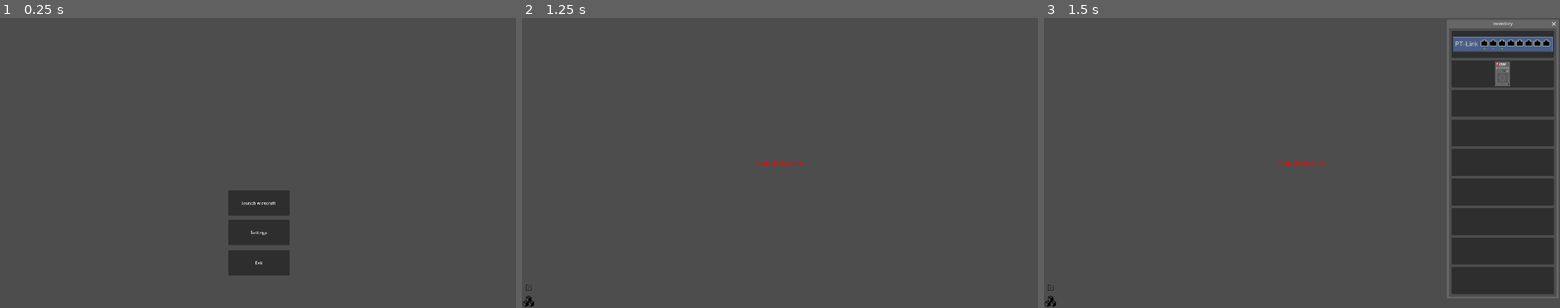
Above: before the commit, frames 1-3 (left to right).
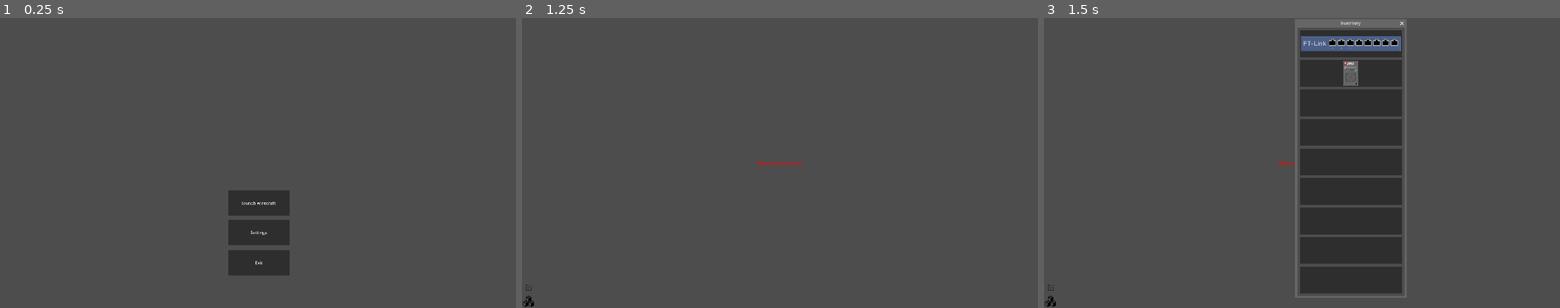
Above: after the commit, the same moments.

Repository: wirecraft-team/wirecraft
Game: Godot game, scene res://scenes/Menu.tscn
Same seed, same stepped clock (60 frames per second), same inputs: the game is played once before the commit and once after it.
Inputs (mouse positions are in pixels of both pictures, inside the frame that each line leads up to):
- Up to frame 1 (0.25 s): no input
- Up to frame 2 (1.25 s): click "launch wirecraft" at 0.5 s
- Up to frame 3 (1.5 s): click (1049, 302) at 1.25 s

Frames 1-2 are identical in both runs. In frame 3, 35% of the frame differs, in the area x 48-100%, y 0-97%.

Commit message:
feat: add TaskContainer but it contain null ... working on it

Diff:
--- a/godot/scenes/Game.tscn
+++ b/godot/scenes/Game.tscn
@@ -44,7 +44,7 @@
 
 [node name="InventoryWindow" type="Window" parent="CanvasLayer"]
 title = "Inventory"
-position = Vector2i(1507, 38)
+position = Vector2i(942, 36)
 size = Vector2i(400, 1000)
 unresizable = true
 always_on_top = true
@@ -182,6 +182,10 @@
 size = Vector2i(335, 502)
 unresizable = true
 
+[node name="TaskContainer" type="VBoxContainer" parent="CanvasLayer/TaskWindow"]
+offset_right = 339.0
+offset_bottom = 499.0
+
 [node name="ServerText" type="RichTextLabel" parent="CanvasLayer"]
 anchors_preset = 8
 anchor_left = 0.5
--- a/godot/scripts/tasks.gd
+++ b/godot/scripts/tasks.gd
@@ -1,4 +1,6 @@
 extends Node
+
+@onready var tasks_container = get_node("/root/Control/CanvasLayer/TaskWindow/TaskContainer")
 
 func _init():
 	#do constructor stuff if needed
@@ -7,14 +9,34 @@
 
 # Inspired by device_controller
 # Called when the node enters the scene tree for the first time.
-func _ready() -> void:
-	pass
+func _ready():
+	call_deferred("_initialize_tasks_container")
+
+func _initialize_tasks_container():
+	tasks_container = get_node("/root/Control/CanvasLayer/TaskWindow/TaskContainer")
+	if tasks_container == null:
+		print("Error: tasks_container not found!")
+	else:
+		print("tasks_container found successfully!")
 
 
 # Called every frame. 'delta' is the elapsed time since the previous frame.
 func _process(delta: float) -> void:
 	pass
 
+func clear():
+	for child in tasks_container.get_children():
+		tasks_container.remove_child(child)
+		child.queue_free()
+
+
 func update_tasks(tasks: Array):
-	# Update tasks based on the data received from the server
-	print("tasks are",tasks)
+	if tasks_container == null:
+		print("Error: tasks_container not found!++")
+		return
+	for task in tasks:
+		var task_label = Label.new()
+		task_label.text = str(task)
+		tasks_container.add_child(task_label)
+
+	print("Tasks updated in the window")
--- a/godot/scripts/ws.gd
+++ b/godot/scripts/ws.gd
@@ -51,7 +51,7 @@
 					get_node("../DeviceController").update_devices(data_received.d)
 					get_node("../CableController").update_device_signal()
 				if data_received.t == "GET_LEVEL_TASKS_RESPONSE":
-					print("Tasks: ", data_received.d)
+					print("tasks are :" , data_received.d)
 					Tasks.update_tasks(data_received.d)
 			else:
 				print("Error ", error)
